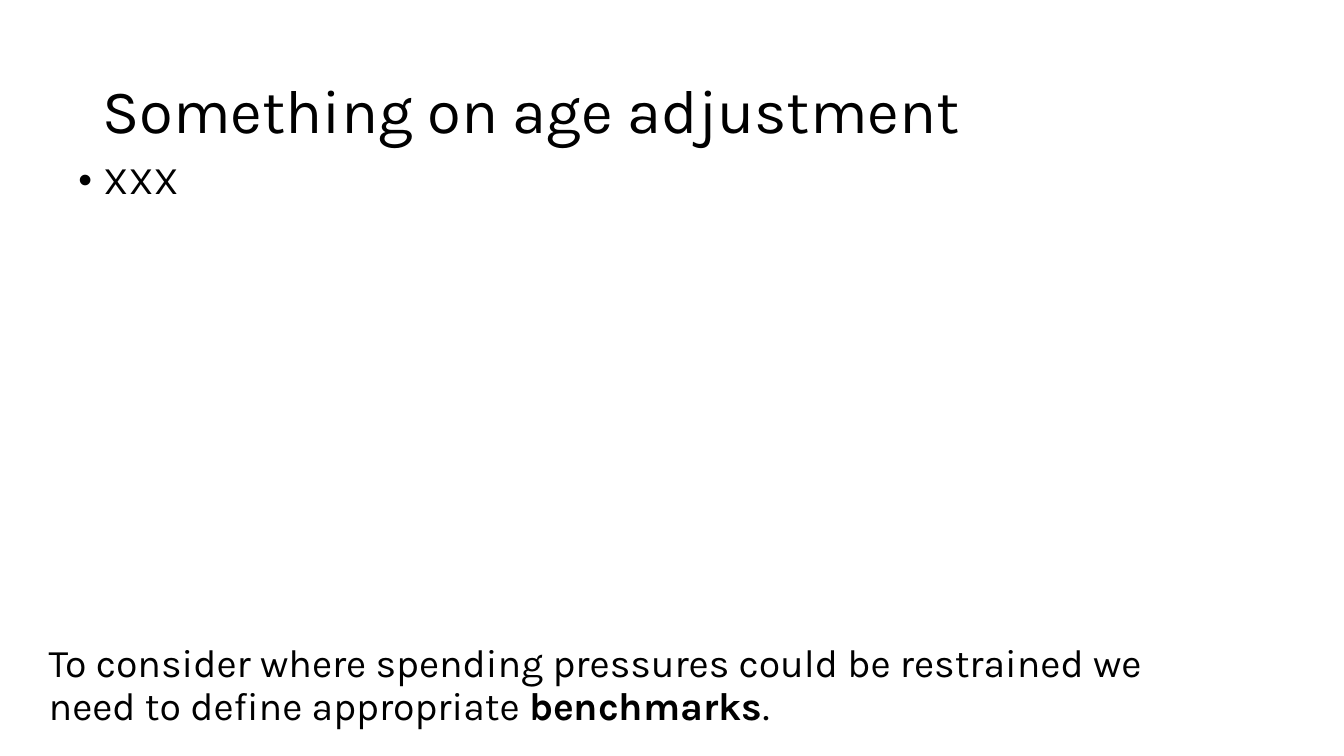
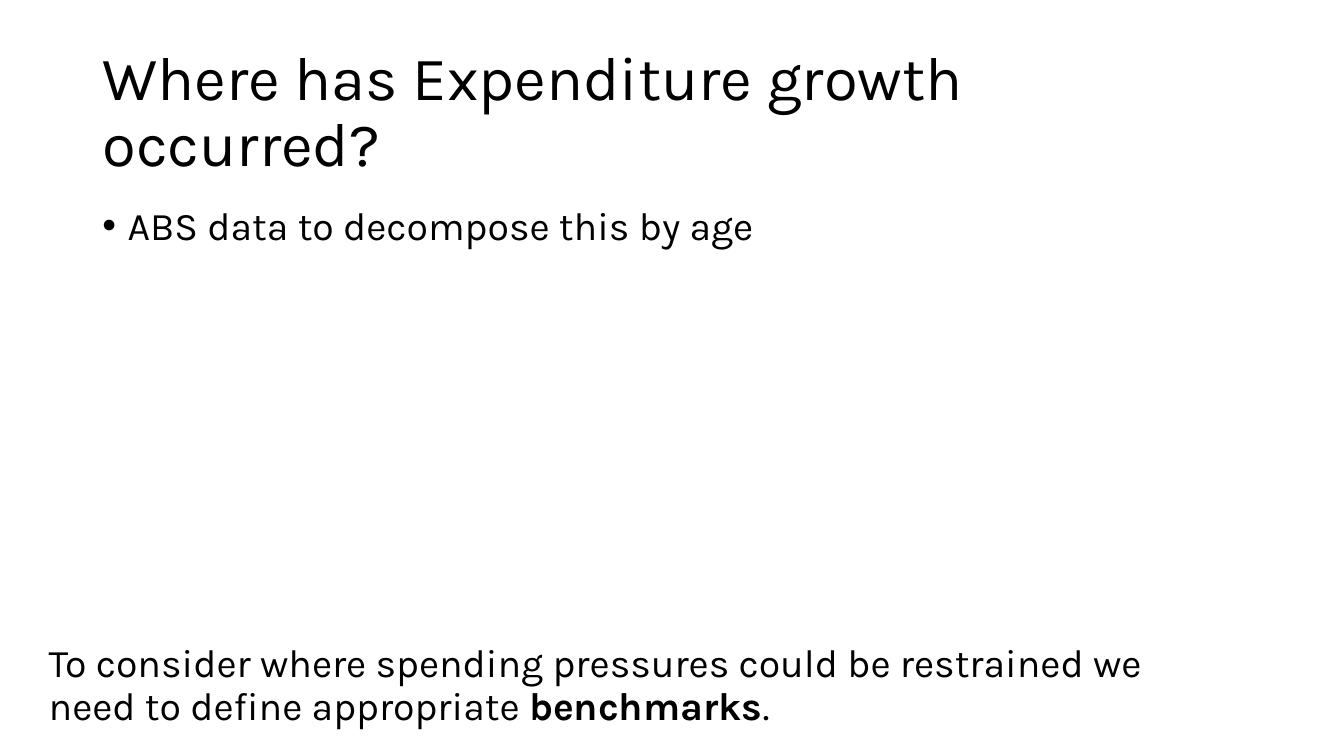
Before and after one commit to Zjub/TVHENZ, a slide deck: slide 8 of e61 Projects/Fiscal sustainability/OECD comparison/Initial external plans.pptx (slide 7 before the commit). Drawn at 1344x756 pixels with LibreOffice and Linux fonts; fonts in the diff are those of the drawing. Boxes give left, top, right and bottom in pixels: in the first picture for what was removed or moved away, otherwise in the second. Text is boxed around its words. In the diff, an @@ line names an element or a change of style, - is before the commit and + after.

```diff
--- a/e61 Projects/Fiscal sustainability/OECD comparison/Initial external plans.pptx
+++ b/e61 Projects/Fiscal sustainability/OECD comparison/Initial external plans.pptx
@@ title at [102, 57, 962, 167]: text changed @@
-Something on age adjustment
+Where has Expenditure growth occurred?
@@ text removed at [103, 169, 178, 194] @@
-• XXX
@@ text added at [128, 213, 754, 250], 28 pt, text #000000 @@
+• ABS data to decompose this by age
```
Also in this commit, not shown: 2 other slides changed, 1 slide added, 18 other files.
